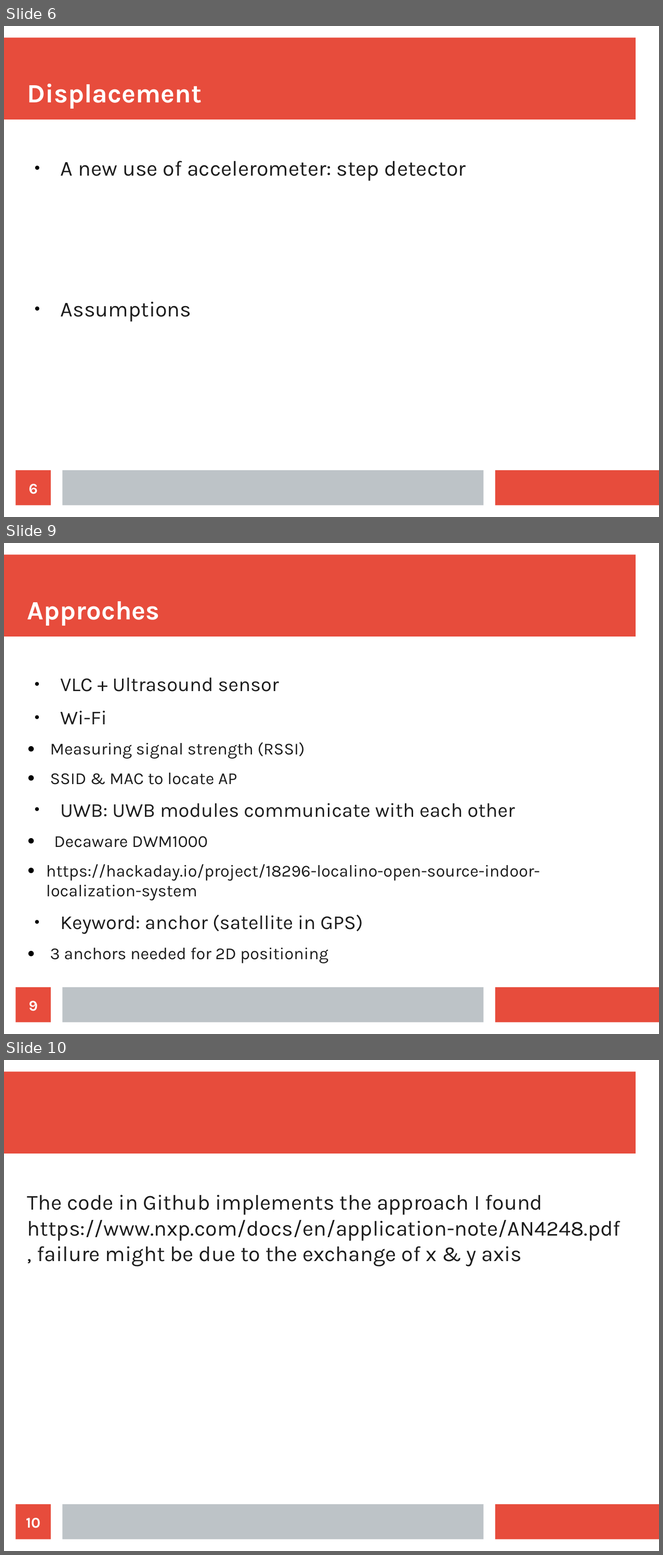
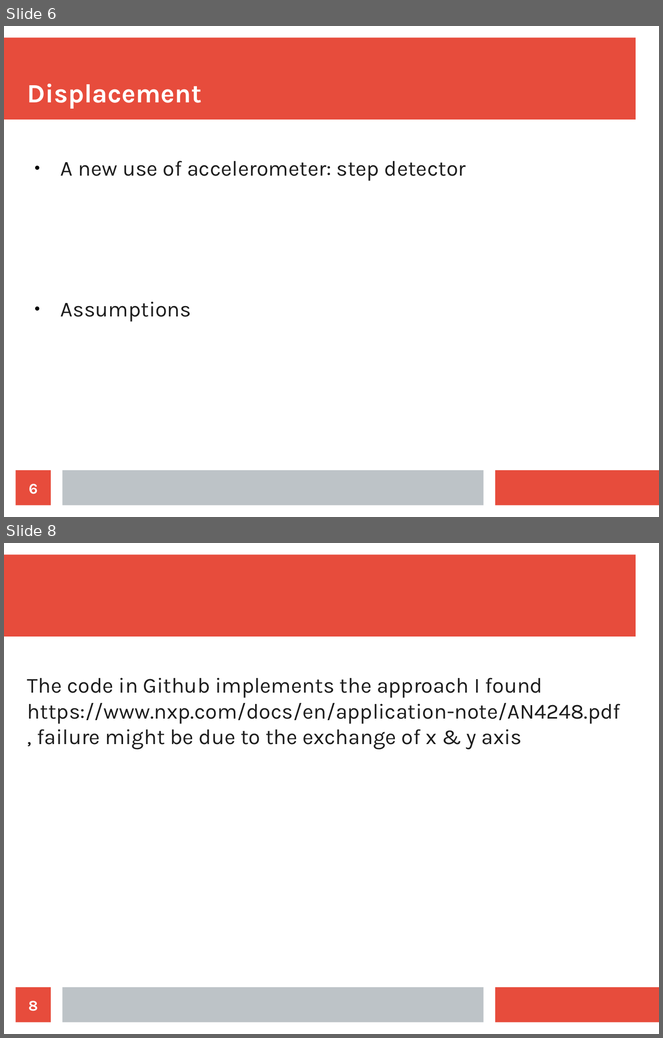
Before and after one commit to sherylll/indoorNav, a slide deck: notes.odp. Shown one above the other, each under a label of ours: slides 6, 9 and 10 before the commit, slides 6 and 8 after it; the slides between them are not shown. The pictures are 663x1555 and 663x1038 pixels, drawn with LibreOffice and Linux fonts; fonts in the diff are those of the drawing. Boxes give left, top, right and bottom in pixels: in the first picture for what was removed or moved away, otherwise in the second. Text is boxed around its words. In the diff, an @@ line names an element or a change of style, - is before the commit and + after.

```diff
--- a/notes.odp
+++ b/notes.odp
@@ slide 9 removed at [4,543,659,1034], background #FFFFFF; not listed: 3 template elements that a slide beside it also shows @@
@@ title removed at [27,601,160,626] @@
-Approches
@@ text removed at [46,678,540,964] @@
-● VLC + Ultrasound sensor
-● Wi-Fi
-  ● Measuring signal strength (RSSI)
-  ● SSID & MAC to locate AP
-● UWB: UWB modules communicate with each other
-  ● Decaware DWM1000
-  ● https://hackaday.io/project/18296-localino-open-source-indoor-localization-system
-● Keyword: anchor (satellite in GPS)
-  ● 3 anchors needed for 2D positioning
@@ page number removed at [16,988,51,1023] @@
-9
@@ what was slide 10 is now slide 8 @@
@@ page number at [28,1001,38,1012]: text changed @@
-10
+8
```
Also in this commit, not shown: 1 slide changed, 1 other slide removed.
